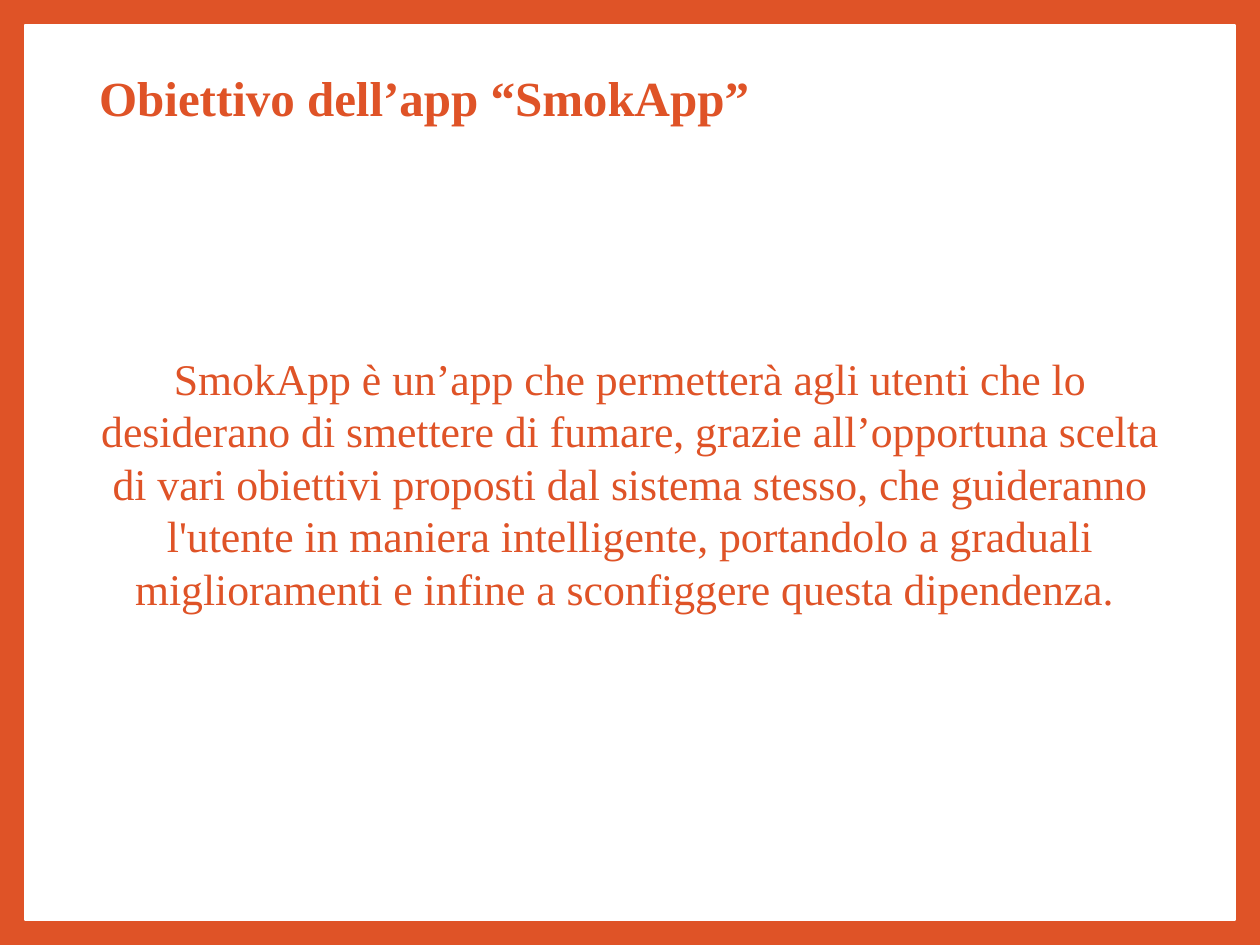
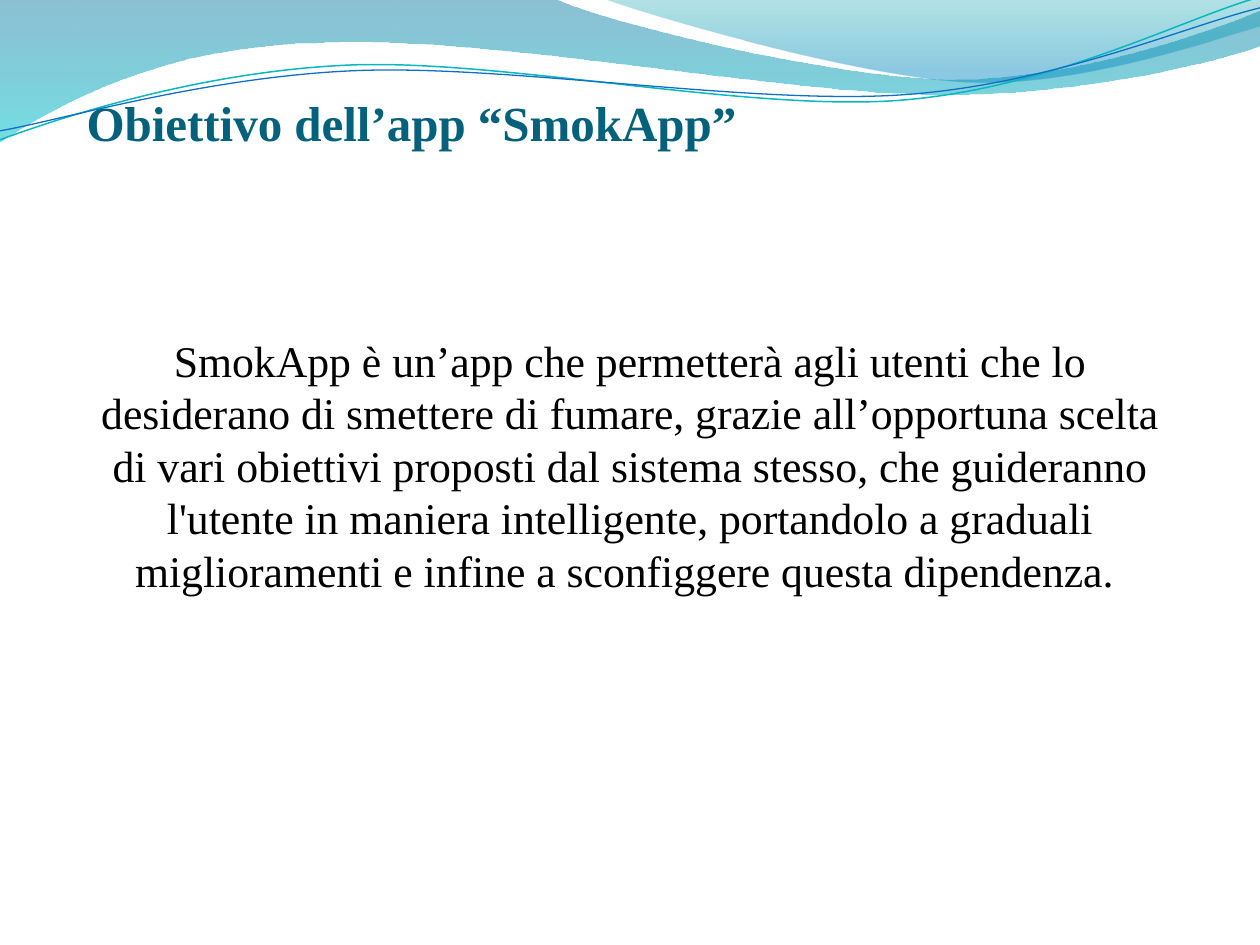
Before and after one commit to giusmastro91/Cognitive-systems, a slide deck: slide 3 of Prova_6/Leone_Mastrosimone_PresentazioneProgetto.pptx. Drawn at 1260x945 pixels with LibreOffice and Linux fonts; fonts in the diff are those of the drawing; background and template pictures are left out. Boxes give left, top, right and bottom in pixels: in the first picture for what was removed or moved away, otherwise in the second. Text is boxed around its words. In the diff, an @@ line names an element or a change of style, - is before the commit and + after.

```diff
--- a/Prova_6/Leone_Mastrosimone_PresentazioneProgetto.pptx
+++ b/Prova_6/Leone_Mastrosimone_PresentazioneProgetto.pptx
@@ background #DF5327 to picture (left out) @@
@@ freeform shape added at [0, 0, 1260, 142], fill gradient #0074A1 to #00C6CF @@
@@ freeform shape added at [0, 0, 1260, 147], outline #0AB8BF 0.85 pt @@
@@ freeform shape added at [0, 8, 1260, 141], outline #0F6FC6 0.75 pt @@
@@ rectangle removed at [25, 25, 1235, 920] @@
@@ freeform shape added at [604, 0, 1260, 87], fill gradient #00A1A9 to #008BBF @@
@@ title "Obiettivo dell’app “SmokApp”" at [87, 103, 736, 151]: text colour #DF5327 to #04617B; line spacing 0.9 to 1; vertical alignment middle to bottom @@
@@ text "SmokApp è un’app che permetterà ..." at [101, 346, 1158, 595]: text colour #DF5327 to #000000; less space between paragraphs @@
```
Also in this commit, not shown: 38 other slides changed.
